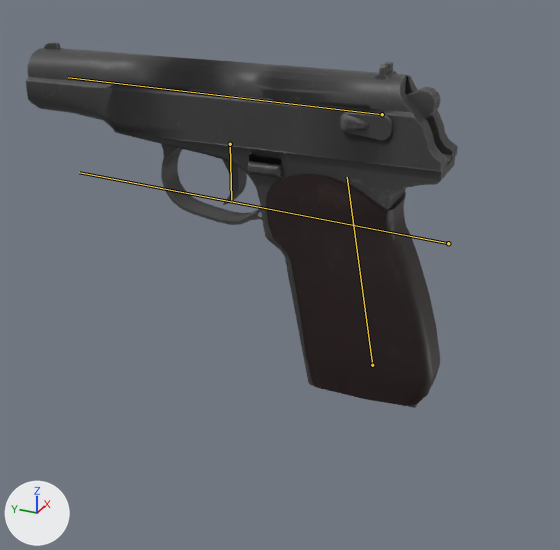
Before and after pictures for a commit that changed the Blender file assets/game/models/wepons/pistol/pistol.blend.
The view is the same before and after, from a 50 mm camera at (-0.254, -0.088, 0.103) aimed at (-0.003, 0.025, -0.023). Every picture has the same lights, and +X, +Y and +Z are marked at lower left. The picture after the commit comes second. Both versions are drawn at frame 10 of the action 'reload'; the numbers are the values there. The bones that bend it are drawn over the model as lines.

Objects in the first picture: 'Body', 'Hammer', 'Magazine', 'Safety', 'Slide', 'Trigger'.
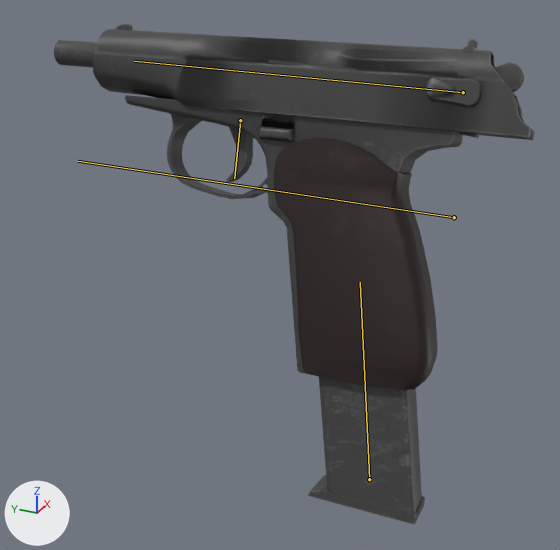
The edits, one by one:
Bone 'Root' (bone_root) moves from (0.0, 0.0, 0.0) to (0.0051, 0.0004, 0.008).
Bone 'Root' (bone_root) turns from (0, 0, 0) to (-1, 16, 2) degrees about its own x, y and z.
Bone 'Magazine' (bone_magazine) moves from (0.0, 0.0, 0.0) to (0.0004, -0.048, -0.001).
Bone 'Slide' (bone_slide) moves from (0.0, 0.0, 0.0) to (0.0, -0.0237, 0.0005).

Boxes [x1, y1, x2, y2] around the edits, measured in the pictures (560 x 550 px):
'Body', posed (7% taller): before [113, 129, 455, 406]; after [125, 95, 463, 392]
'Slide', posed (10% shorter): before [25, 43, 458, 172]; after [93, 24, 535, 140]
'Magazine', posed (mostly hidden before): before [390, 195, 417, 408]; after [307, 377, 425, 525]
'Safety', posed: before [340, 112, 393, 141]; after [426, 77, 481, 106]
'Hammer', posed: before [407, 87, 441, 118]; after [457, 62, 524, 138]
'Trigger', posed: before [222, 159, 247, 205]; after [226, 127, 253, 182]
'Barrel', posed (not visible before): after [54, 40, 98, 68]
bone 'Root', root to tip: before (448, 243) to (79, 172); after (454, 217) to (77, 161)
bone 'Magazine', root to tip: before (372, 365) to (347, 177); after (369, 479) to (360, 282)
bone 'Slide', root to tip: before (382, 114) to (68, 77); after (463, 92) to (134, 61)
